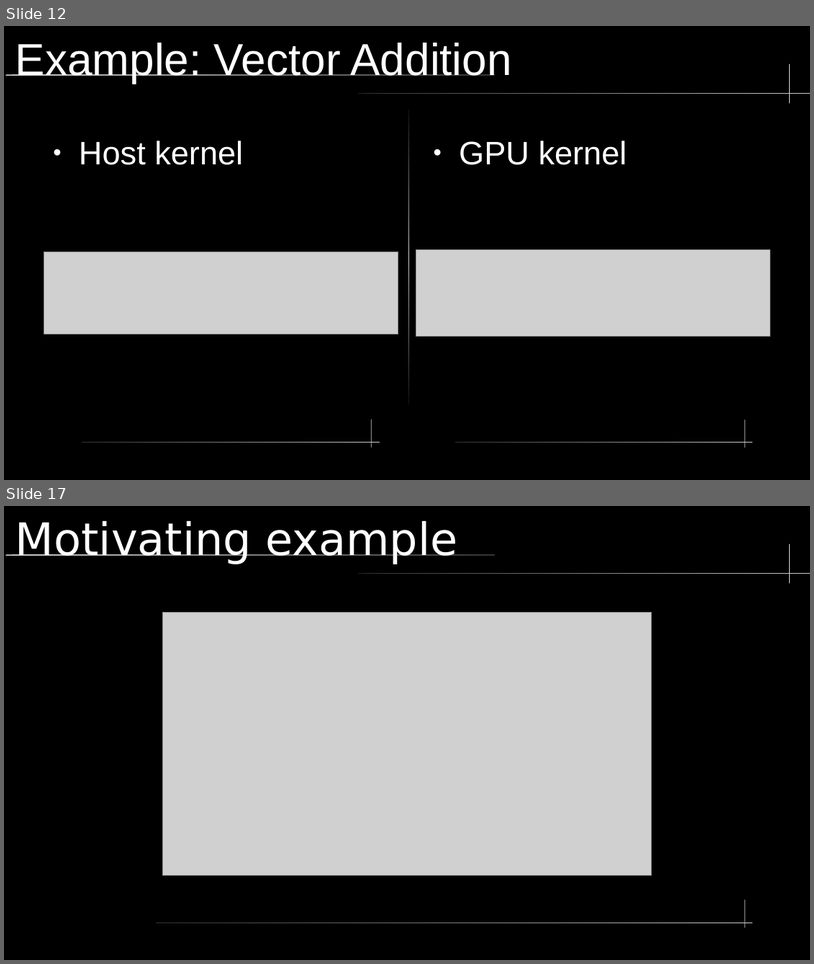
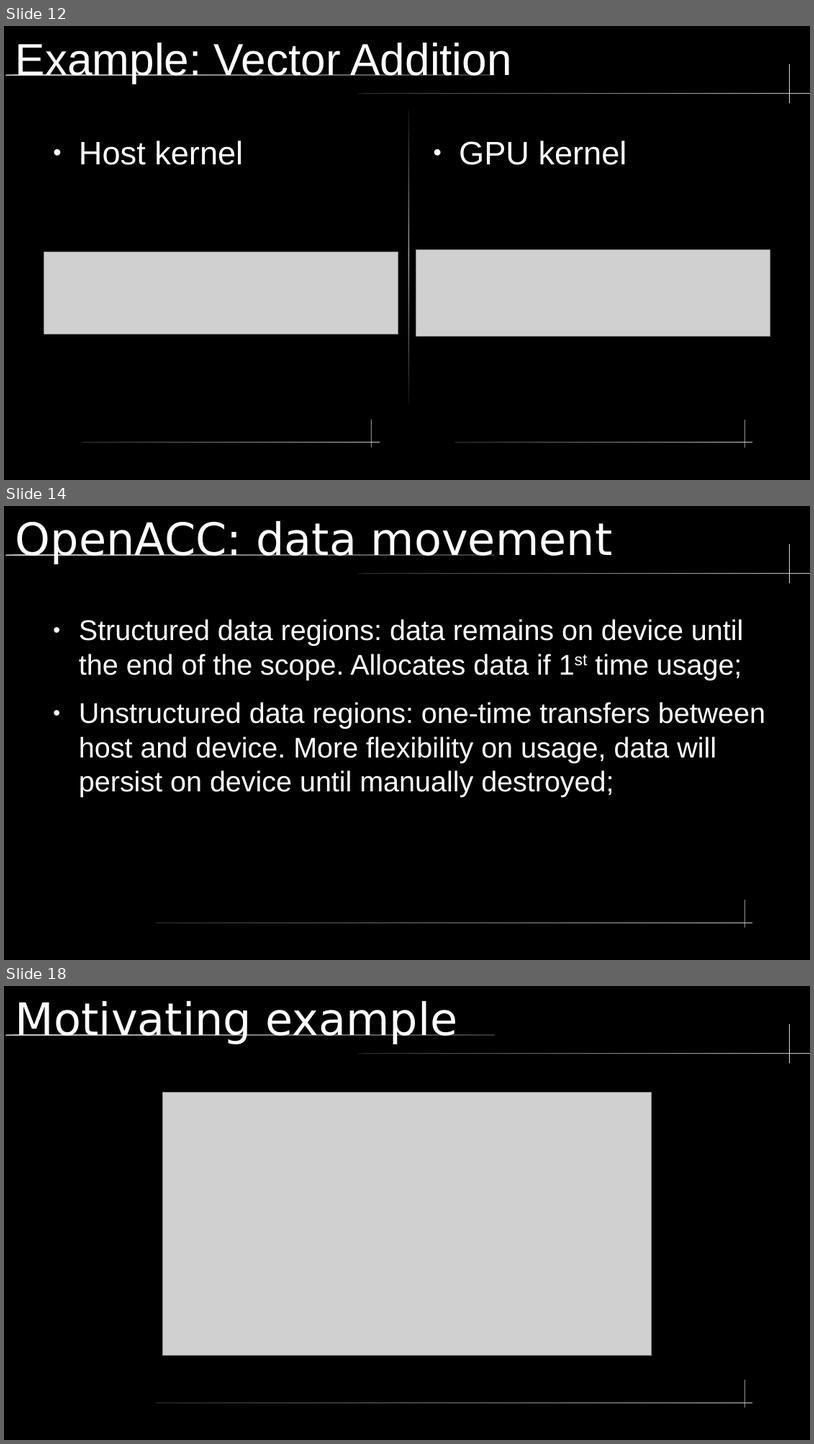
Before and after one commit to LucasGasparinoBSC/presentationUPC, a slide deck: lectureAlyaGPU.odp. Shown one above the other, each under a label of ours: slides 12 and 17 before the commit, slides 12, 14 and 18 after it; the slides between them are not shown. The pictures are 814x964 and 814x1444 pixels, drawn with LibreOffice and Linux fonts; fonts in the diff are those of the drawing; grey boxes stand for pictures. Boxes give left, top, right and bottom in pixels: in the first picture for what was removed or moved away, otherwise in the second. Text is boxed around its words. In the diff, an @@ line names an element or a change of style, - is before the commit and + after.

```diff
--- a/lectureAlyaGPU.odp
+++ b/lectureAlyaGPU.odp
@@ slide 14 added at <box>4,506,810,960</box>, background #000000; not listed: 5 template elements that a slide beside it also shows @@
@@ title added at <box>16,521,613,564</box>, 44 pt, text #FFFFFF @@
+OpenACC: data movement
@@ text added at <box>79,619,766,797</box>, 28 pt, text #FFFFFF @@
+● Structured data regions: data remains on device until the end of the scope. Allocates data if 1st time usage;
+● Unstructured data regions: one-time transfers between host and device. More flexibility on usage, data will persist on device until manually destroyed;
@@ what was slide 17 is now slide 18 @@
```
Also in this commit, not shown: 2 slides changed, 2 other slides added, 2 slides removed, 2 other files.
